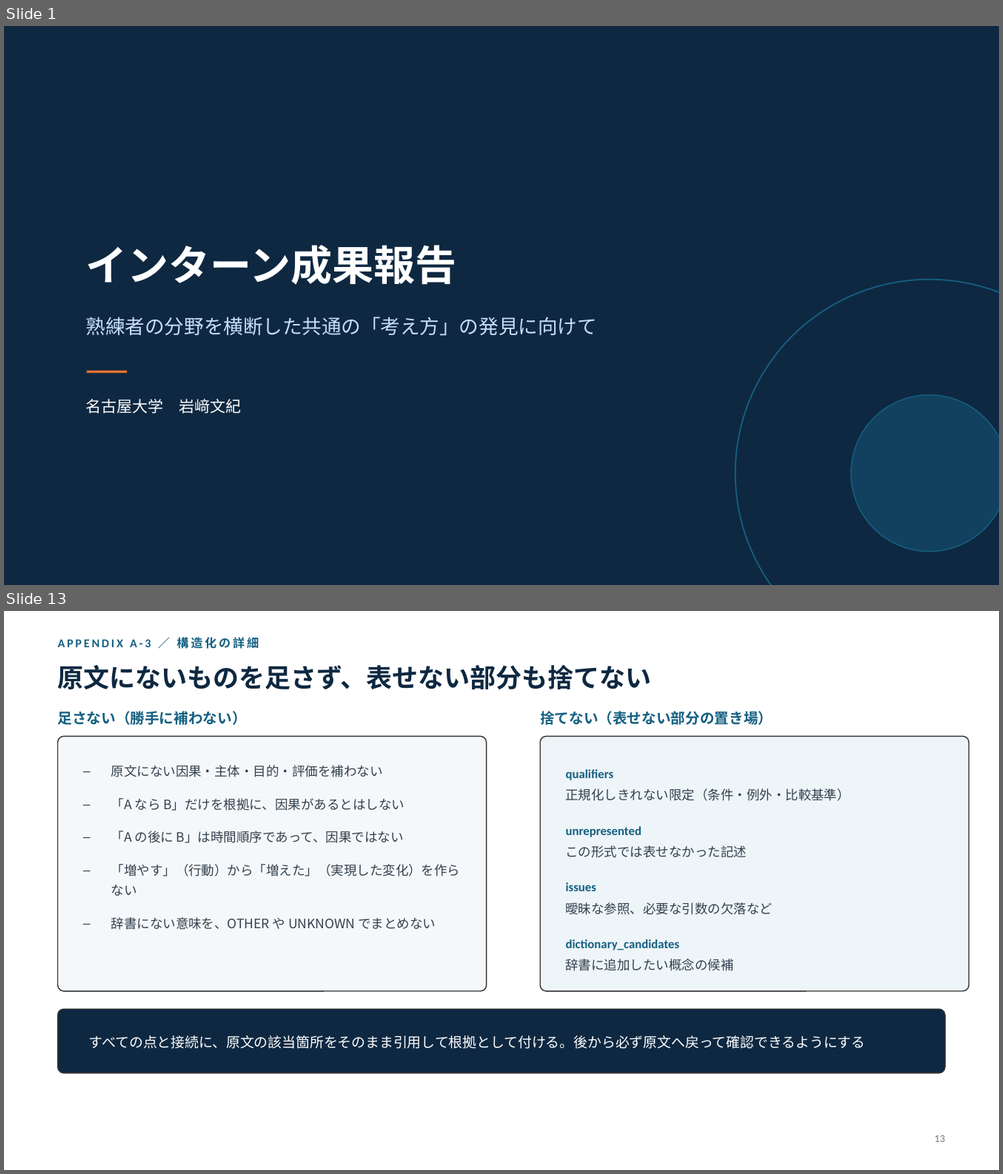
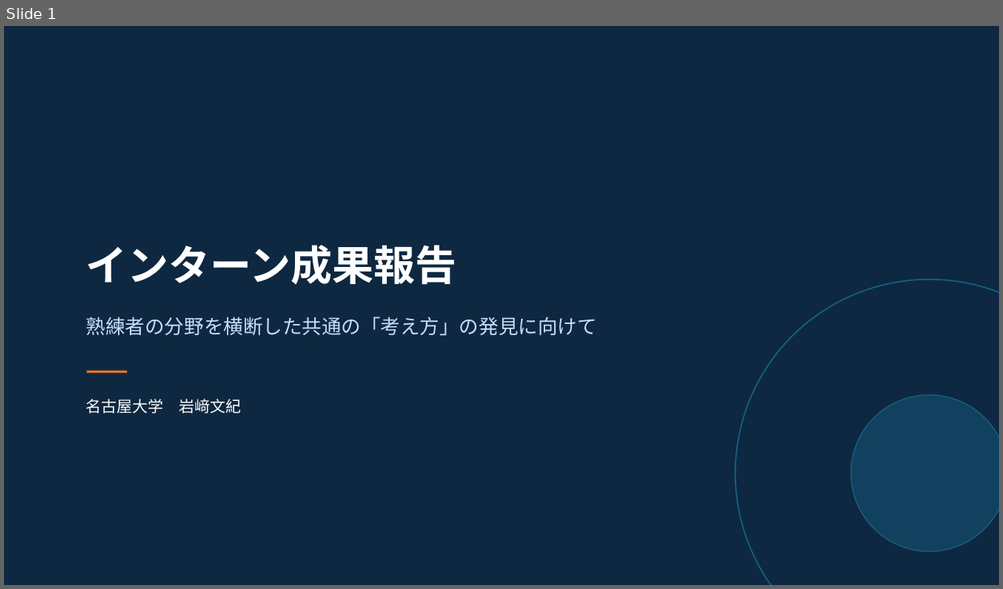
Before and after one commit to fumin0ri/structuring, a slide deck: インターン成果報告.pptx. Shown one above the other, each under a label of ours: slides 1 and 13 before the commit, slide 1 after it; the slides between them are not shown. The pictures are 1003x1174 and 1003x589 pixels, drawn with LibreOffice and Linux fonts; fonts in the diff are those of the drawing. Boxes give left, top, right and bottom in pixels: in the first picture for what was removed or moved away, otherwise in the second. Text is boxed around its words. In the diff, an @@ line names an element or a change of style, - is before the commit and + after.

```diff
--- a/インターン成果報告.pptx
+++ b/インターン成果報告.pptx
@@ slide 13 removed at [4,611,999,1170], background #FFFFFF @@
@@ text removed at [58,637,259,649] @@
-APPENDIX A-3 ／ 構造化の詳細
@@ text removed at [58,665,651,689] @@
-原文にないものを足さず、表せない部分も捨てない
@@ text removed at [58,711,247,725] @@
-足さない（勝手に補わない）
@@ text removed at [540,711,772,725] @@
-捨てない（表せない部分の置き場）
@@ rounded rectangle removed at [58,736,486,991] @@
@@ rounded rectangle removed at [540,736,969,991] @@
@@ text removed at [111,765,461,930] @@
-– 原文にない因果・主体・目的・評価を補わない
-– 「A なら B」だけを根拠に、因果があるとはしない
-– 「A の後に B」は時間順序であって、因果ではない
-– 「増やす」（行動）から「増えた」（実現した変化）を作らない
-– 辞書にない意味を、OTHER や UNKNOWN でまとめない
@@ text removed at [566,769,614,780] @@
-qualifiers
@@ text removed at [566,789,850,801] @@
-正規化しきれない限定（条件・例外・比較基準）
@@ text removed at [566,826,642,837] @@
-unrepresented
@@ text removed at [566,846,747,858] @@
-この形式では表せなかった記述
@@ text removed at [566,883,597,891] @@
-issues
@@ text removed at [566,903,773,915] @@
-曖昧な参照、必要な引数の欠落など
@@ text removed at [566,940,680,951] @@
-dictionary_candidates
@@ text removed at [566,959,734,971] @@
-辞書に追加したい概念の候補
@@ rounded rectangle removed at [58,1009,945,1073] @@
@@ text removed at [89,1036,865,1049] @@
-すべての点と接続に、原文の該当箇所をそのまま引用して根拠として付ける。後から必ず原文へ戻って確認できるようにする
@@ text removed at [934,1136,945,1142] @@
-13
```
Also in this commit, not shown: 12 slides changed, 3 slides added, 2 other slides removed.
